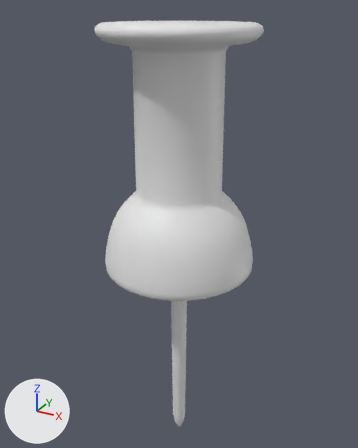
The FBX model Ontdek_Het_ZonneStelsel/Assets/Models/Pin/pin model_fbx.fbx, before and after one commit.
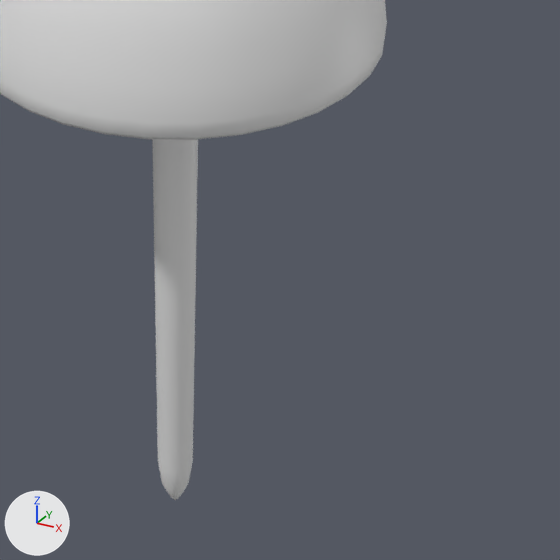
Old and new are each drawn whole from a camera (50 mm lens) standing at (5.36, -9.75, 9.81) and looking at (-0.18, 0.33, 4.78) and again close up on the part from 33% to 88% of the width and 56% to 100% of the height. The lights are fixed; the arrows at lower left show +X, +Y and +Z. Where no turn or scale is listed for an object, it has been applied to the vertices.
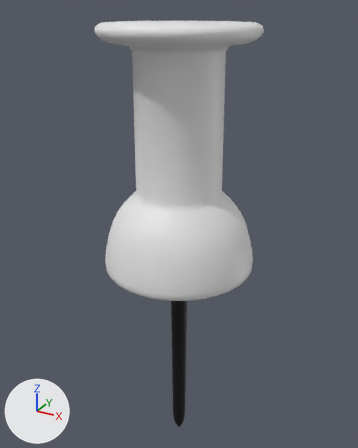
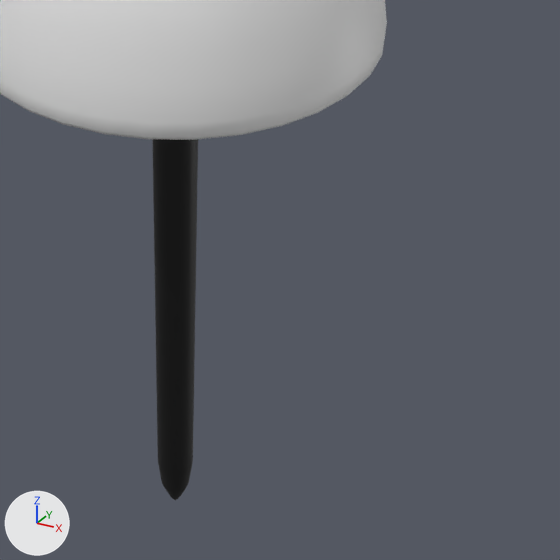
Boxes (x1, y1, x2, y2) around the edits, measured in the close-ups (560 x 560 px):
part 1 of me_cylinder, recoloured (white to black): (158, 462, 193, 500) in both
part 2 of me_cylinder, recoloured (white to black): (152, 139, 198, 473) in both

What the commit changed:
Material 'spelt' (mat_spelt) is new.
Its base color is (0.0, 0.0, 0.0) (black #000000).
Material 'plastic omhulsel' (mat_plastic_omhulsel) is new.
Its base color is (0.8, 0.8, 0.8) (white #e7e7e7).
me_cylinder has 1862 vertices, 1936 faces and spans x -1.84..1.84, y -1.84..1.84, z -1.65..9.5.
me_cylinder is used by ob_cylinder; location (0.0, 0.0, 0.0).
me_cylinder part 1: 64 of the faces centred in x -0.16..0.16, y -0.16..0.16, z -1.65..-1.24 switch from no material to mat_spelt (black #000000).
me_cylinder part 2: 16 of the faces centred in x -0.2..0.2, y -0.2..0.2, z 2.59 switch from no material to mat_spelt (black #000000).
me_cylinder now uses material mat_plastic_omhulsel (white #e7e7e7).
